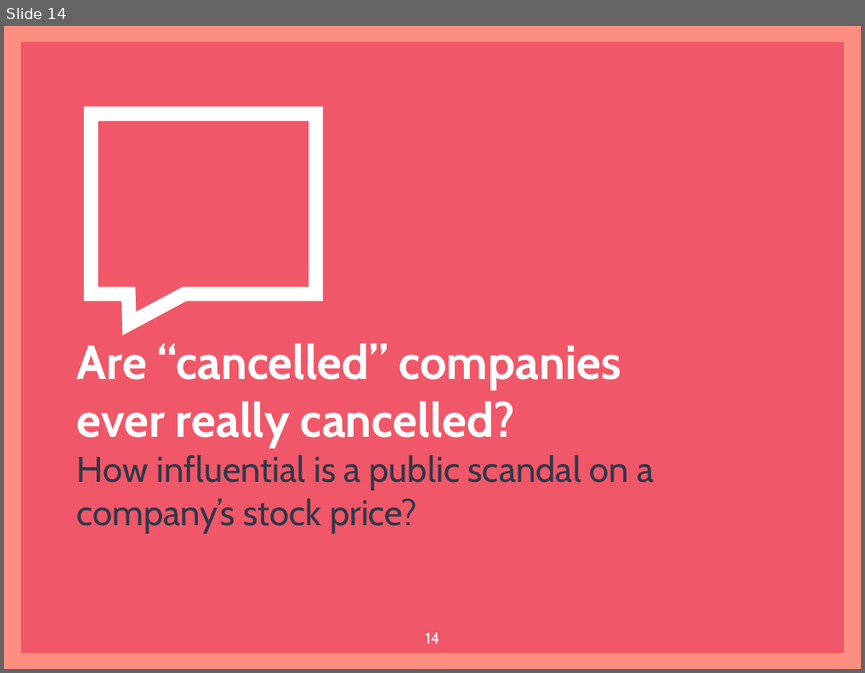
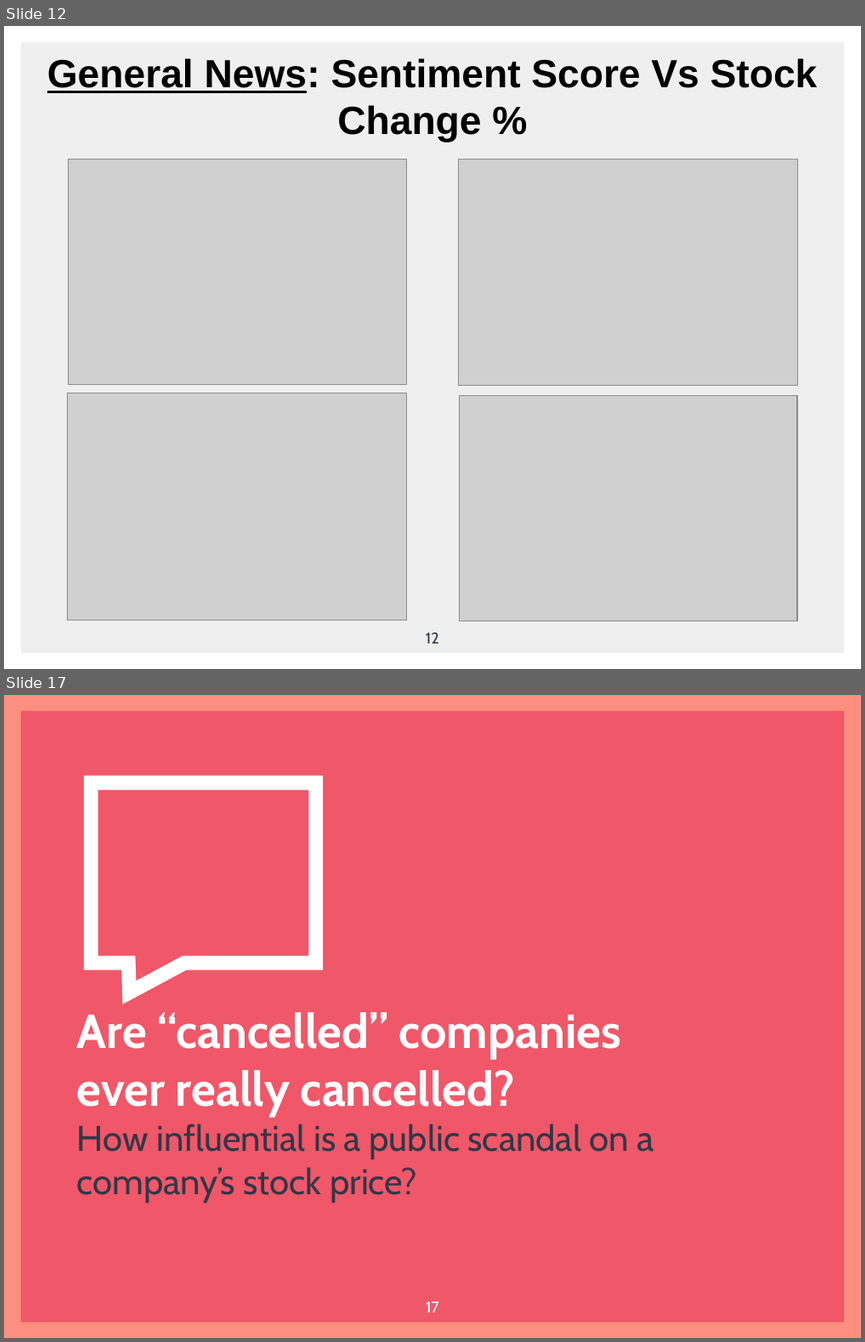
Before and after one commit to jsialcalde/news_project, a slide deck: News Project Presentation.pptx. Shown one above the other, each under a label of ours: slide 14 before the commit, slides 12 and 17 after it; the slides between them are not shown. The pictures are 865x673 and 865x1342 pixels, drawn with LibreOffice and Linux fonts; fonts in the diff are those of the drawing; grey boxes stand for pictures. Boxes give left, top, right and bottom in pixels: in the first picture for what was removed or moved away, otherwise in the second. Text is boxed around its words. In the diff, an @@ line names an element or a change of style, - is before the commit and + after.

```diff
--- a/News Project Presentation.pptx
+++ b/News Project Presentation.pptx
@@ slide 12 added at bbox=[4, 26, 861, 669], background #FFFFFF @@
@@ rectangle added at bbox=[21, 41, 844, 652], fill #EFEFEF @@
@@ text added at bbox=[47, 58, 817, 142], 33 pt, text #000000, bold @@
+General News: Sentiment Score Vs Stock Change %
@@ picture added at bbox=[69, 159, 407, 384] @@
@@ picture added at bbox=[458, 159, 797, 385] @@
@@ picture added at bbox=[68, 392, 407, 619] @@
@@ picture added at bbox=[459, 395, 796, 621] @@
@@ page number added at bbox=[426, 632, 439, 643], 13 pt, text #2F3848 @@
+12
@@ what was slide 14 is now slide 17 @@
@@ page number at bbox=[426, 1301, 439, 1312]: text changed @@
-14
+17
```
Also in this commit, not shown: 2 slides changed, 6 other slides added, 5 slides removed.
